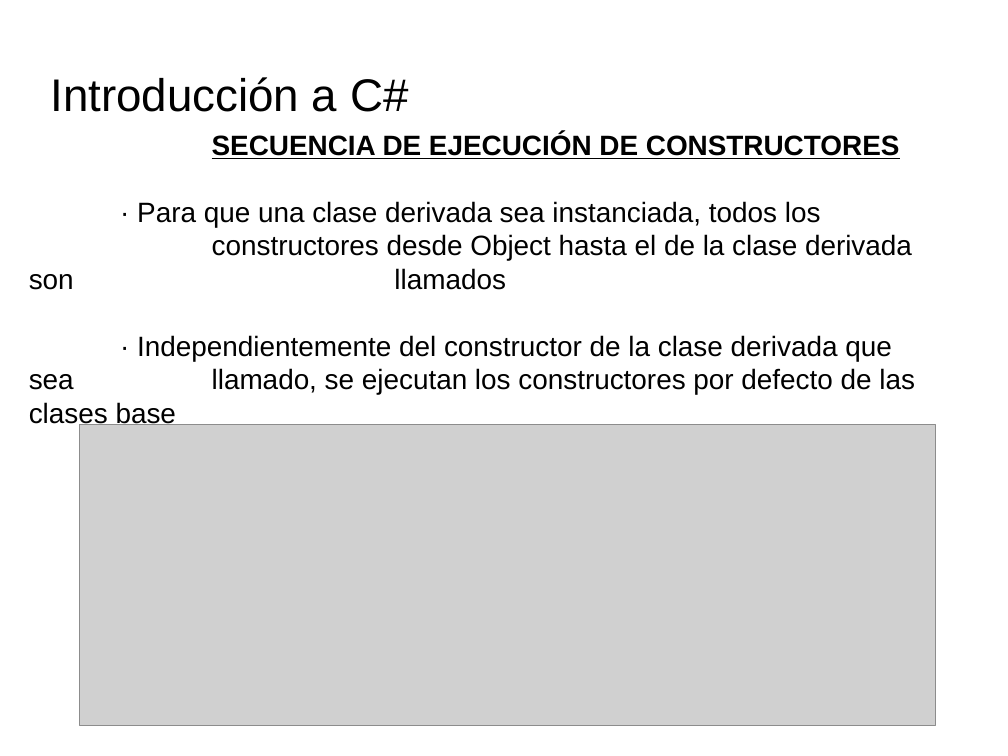
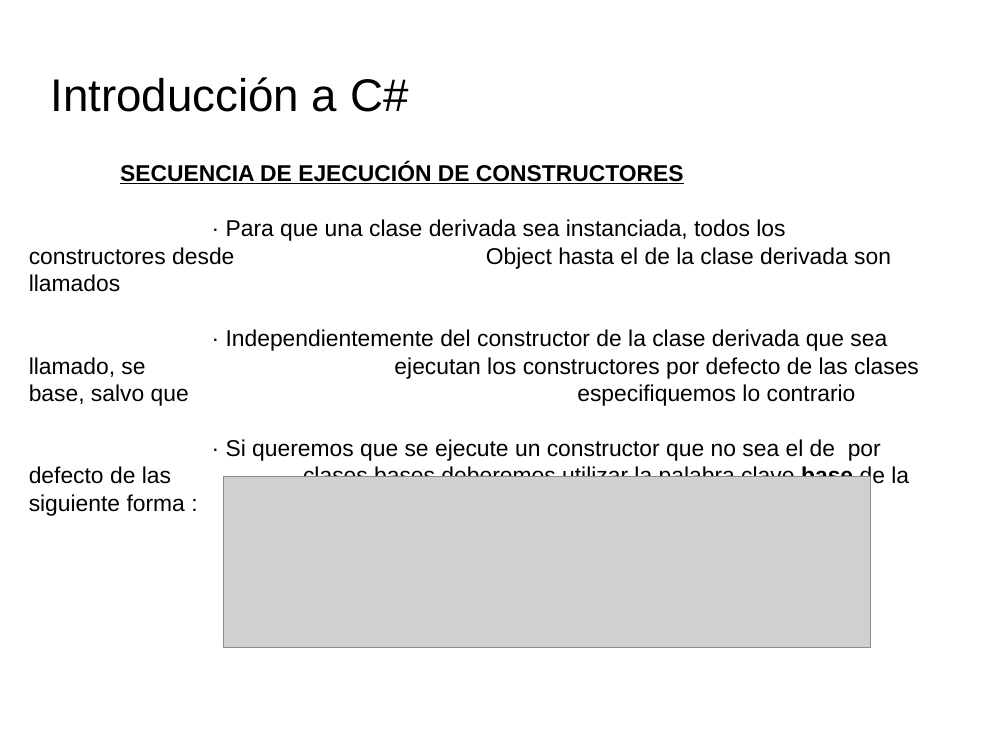
Before and after one commit to videojuegos-abastos/PMV, a slide deck: slide 8 of te/Tema 4 (Chema)/t4.2.- Definiendo clases.odp (slide 10 before the commit). Drawn at 1008x756 pixels with LibreOffice and Linux fonts; fonts in the diff are those of the drawing; grey boxes stand for pictures; background and template pictures are left out. Boxes give left, top, right and bottom in pixels: in the first picture for what was removed or moved away, otherwise in the second. Text is boxed around its words. In the diff, an @@ line names an element or a change of style, - is before the commit and + after.

```diff
--- a/te/Tema 4 (Chema)/t4.2.- Definiendo clases.odp
+++ b/te/Tema 4 (Chema)/t4.2.- Definiendo clases.odp
@@ text "SECUENCIA DE EJECUCIÓN DE CONSTRUCTORES" at box(29, 162, 919, 489): vertical alignment middle to top @@
@@ text at box(29, 162, 891, 292): size 22 to 18 pt in "SECUENCIA DE EJECUCIÓN DE CONSTRUCTORES", "· Para que una clase derivada sea ..." @@
@@ text at box(29, 329, 919, 489): text changed; size 22 to 18 pt @@
-· Independientemente del constructor de la clase derivada que sea llamado, se ejecutan los constructores por defecto de las clases base
+· Independientemente del constructor de la clase derivada que sea llamado, se ejecutan los constructores por defecto de las clases base, salvo que especifiquemos lo contrario
+· Si queremos que se ejecute un constructor que no sea el de por defecto de las clases bases deberemos utilizar la palabra clave base de la siguiente forma :
@@ picture: place and size @@
-picture at box(80, 425, 937, 726)
+picture at box(223, 477, 871, 648)
```
Also in this commit, not shown: 7 other slides changed, 1 slide added, 5 slides removed, 3 other files.
